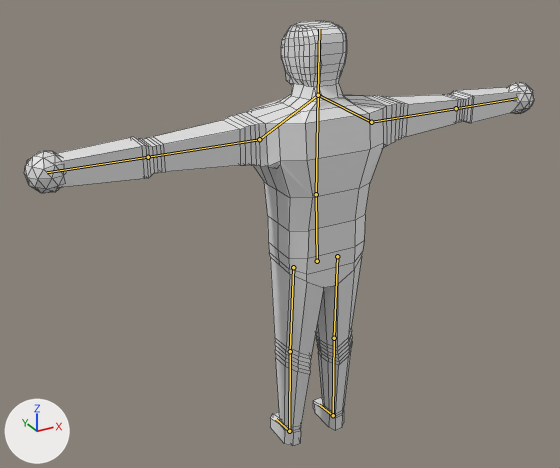
An edit to the Blender file 99 storeys to go (actual game stuff)/Assets/_blend files/human model.blend, drawn before and after from the same camera.
Camera for both pictures: a 50 mm lens placed at (-8.19, -13.69, 5.91), pointed at (-0.33, 0.59, -1.23). Lighting does not change. The marker at lower left points along +X, +Y and +Z. The bones that bend it are drawn over the model as lines. Mesh edges are drawn as thin lines.
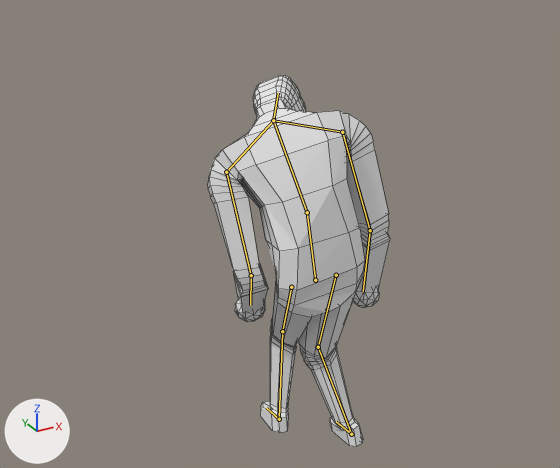
The newer file adds an action. The first version stands in its rest pose; the second is drawn at frame 0 of the action 'zombie idle'.

The change in detail:
Bone 'bottomSpine' (bone_bottomspine) moves from (0.0, 0.0, 0.0) to (-0.09, -0.42, 0.06).
Bone 'bottomSpine' (bone_bottomspine) turns from (0, 0, 0) to (-9, -2, 2) degrees about its own x, y and z.
Bone 'middleSpine' (bone_middlespine) turns from (0, 0, 0) to (-26, -15, 12) degrees about its own x, y and z.
Bone 'head' (bone_head) turns from (0, 0, 0) to (-52, -23, -3) degrees about its own x, y and z.
Bone 'Ik heel.R' (bone_ik_heel_r) moves from (0.0, 0.0, 0.0) to (0.0, 0.81, 0.0).
Bone 'Ik arm pole.R' (bone_ik_arm_pole_r) moves from (0.0, 0.0, 0.0) to (2.71, -0.26, 2.22).
Bone 'Ik arm pole.R' (bone_ik_arm_pole_r) turns from (0, 0, 0) to (2, 2, 9) degrees about its own x, y and z.
Bone 'Ik arm target.R' (bone_ik_arm_target_r) moves from (0.0, 0.0, 0.0) to (4.34, -4.34, -0.36).
Bone 'Ik arm target.R' (bone_ik_arm_target_r) turns from (0, 0, 0) to (2, -9, 2) degrees about its own x, y and z.
Bone 'Ik leg pole.R' (bone_ik_leg_pole_r) moves from (0.0, 0.0, 0.0) to (0.23, -0.05, -0.35).
Bone 'Ik heel.L' (bone_ik_heel_l) moves from (0.0, 0.0, 0.0) to (0.0, -0.52, 0.0).
Bone 'Ik arm pole.L' (bone_ik_arm_pole_l) moves from (0.0, 0.0, 0.0) to (-2.9, -0.54, 2.13).
Bone 'Ik arm pole.L' (bone_ik_arm_pole_l) turns from (0, 0, 0) to (-3, 2, -9) degrees about its own x, y and z.
Bone 'Ik arm target.L' (bone_ik_arm_target_l) moves from (0.0, 0.0, 0.0) to (-4.6, -5.06, -1.49).
Bone 'Ik arm target.L' (bone_ik_arm_target_l) turns from (0, 0, 0) to (-2, 9, 2) degrees about its own x, y and z.
Bone 'Ik leg pole.L' (bone_ik_leg_pole_l) moves from (0.0, 0.0, 0.0) to (0.01, -0.02, -0.14).

What differs and where, as boxes (x1, y1, x2, y2) in the pictures (560 x 468 px):
'Cylinder', posed (64% narrower, 12% shorter): before (24, 21, 534, 446); after (208, 75, 390, 447)
bone 'bottomSpine', root to tip: before (317, 261) to (316, 194); after (315, 280) to (307, 212)
bone 'middleSpine', root to tip: before (316, 194) to (318, 95); after (307, 212) to (273, 120)
bone 'head', root to tip: before (318, 95) to (319, 29); after (273, 120) to (278, 93)
